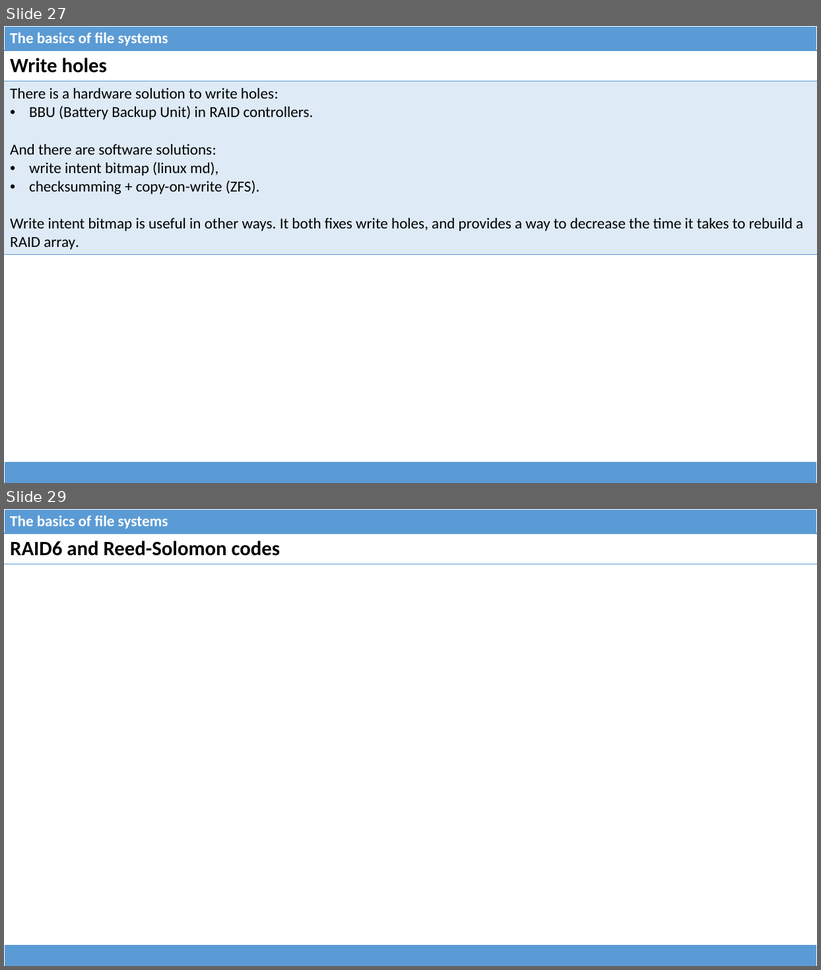
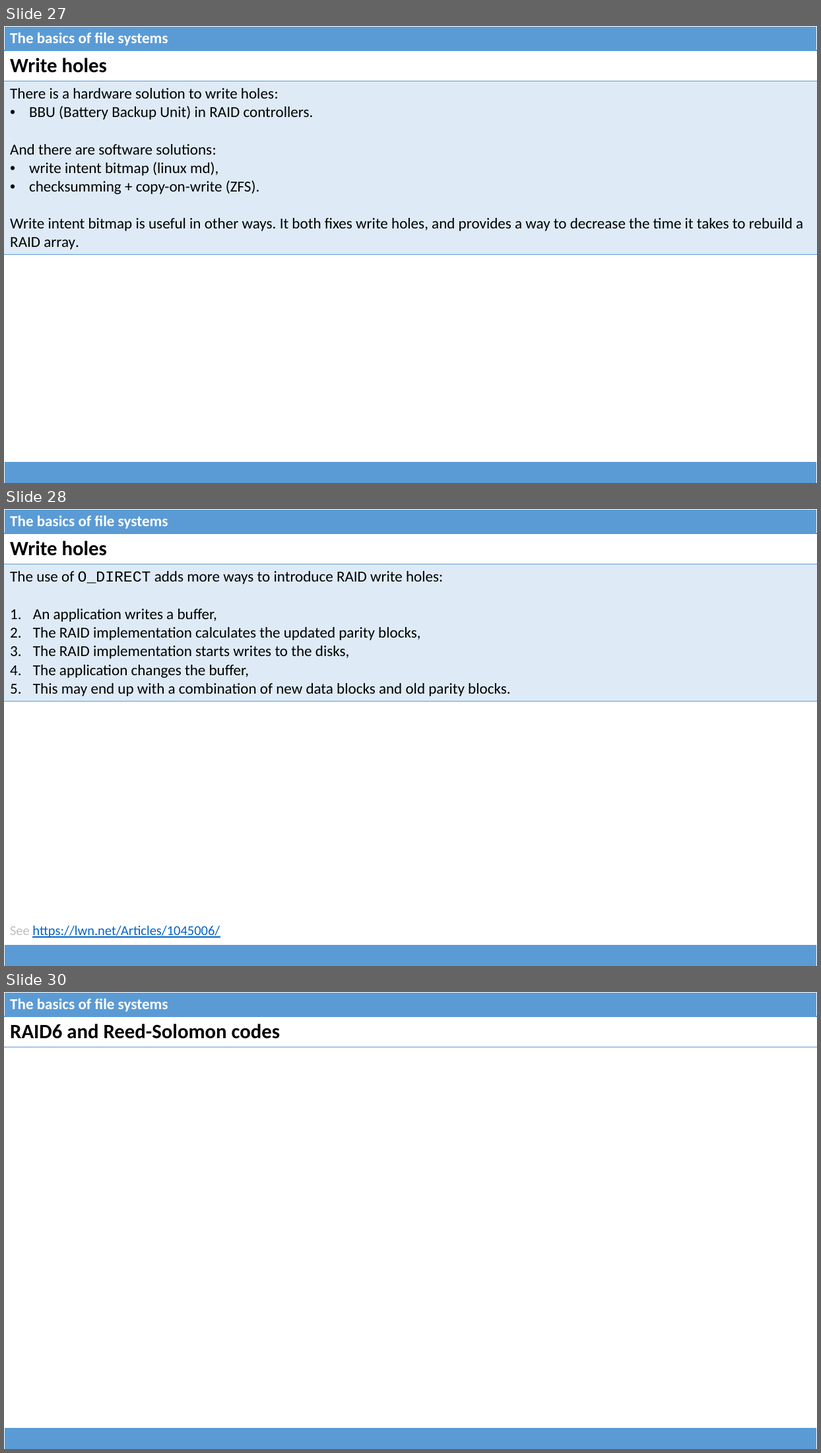
Before and after one commit to dominiquelefevre/filesystems-101-jb, a slide deck: talks/src/class06.pptx. Shown one above the other, each under a label of ours: slides 27 and 29 before the commit, slides 27, 28 and 30 after it; the slides between them are not shown. The pictures are 821x970 and 821x1453 pixels, drawn with LibreOffice and Linux fonts; fonts in the diff are those of the drawing. Boxes give left, top, right and bottom in pixels: in the first picture for what was removed or moved away, otherwise in the second. Text is boxed around its words. In the diff, an @@ line names an element or a change of style, - is before the commit and + after.

Commit message:
class06: O_DIRECT and RAID write holes + misc typo fixes.

```diff
--- a/talks/src/class06.pptx
+++ b/talks/src/class06.pptx
@@ slide 28 added at (x1=4, y1=509, x2=817, y2=966), background #FFFFFF @@
@@ table added at (x1=4, y1=509, x2=817, y2=533), 1 rows, 1 columns @@
+The basics of file systems
@@ table added at (x1=4, y1=533, x2=817, y2=699), 2 rows, 1 columns @@
+Write holes
+The use of O_DIRECT adds more ways to introduce RAID write holes: / An application writes a buffer, / The RAID implementation calculates the updated parity blocks, / The RAID implementation starts writes to the disks, / The application changes the buffer, / This may end up with a combination of new data blocks and old parity blocks.
@@ text added at (x1=10, y1=925, x2=220, y2=938), 16 pt, text #0563C1, underline @@
+See https://lwn.net/Articles/1045006/
@@ table added at (x1=4, y1=945, x2=817, y2=966), 1 rows, 1 columns @@
+
@@ what was slide 29 is now slide 30 @@
```
Also in this commit, not shown: 12 slides changed, 1 other file.
